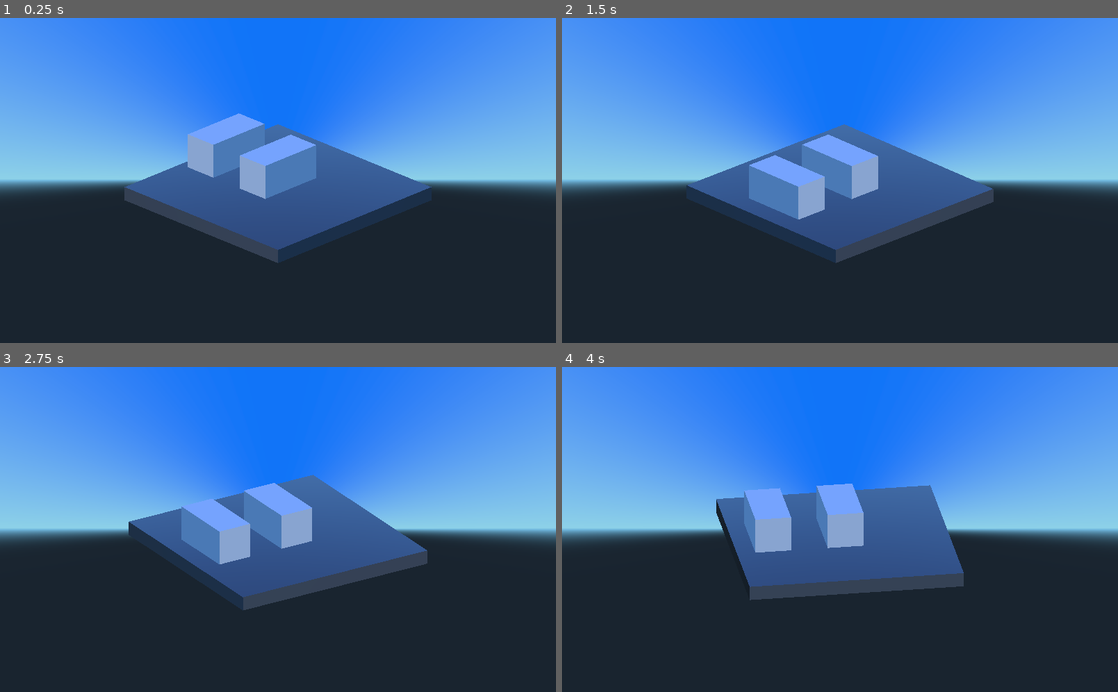
Above: before the commit, frames 1-4 (two rows, left to right).
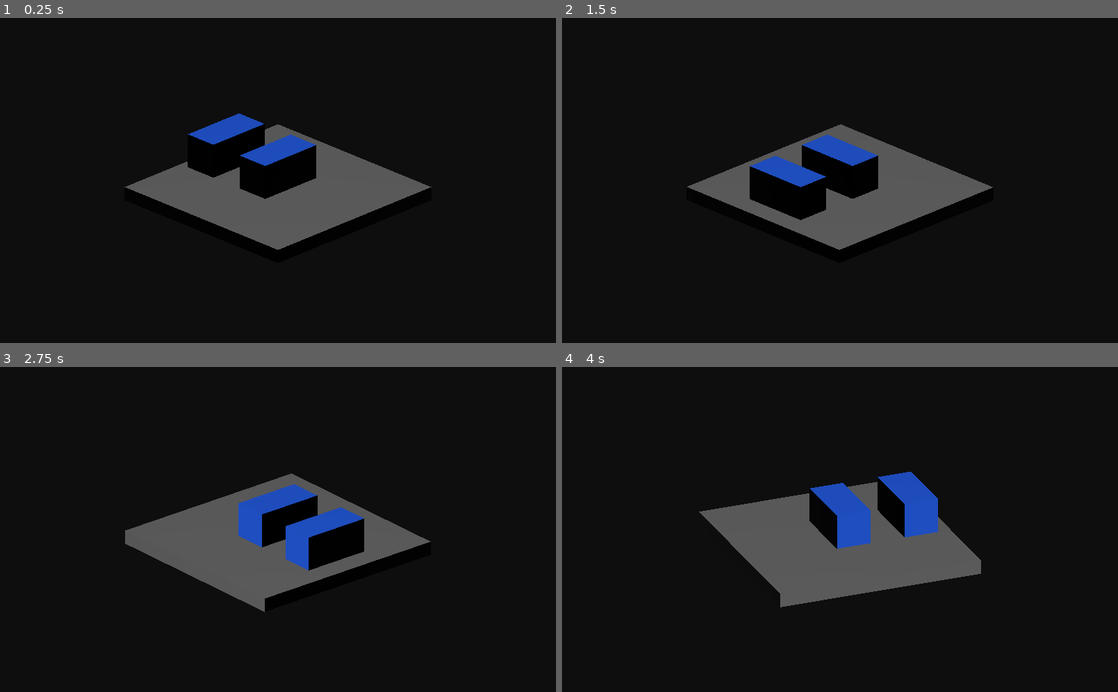
Above: after the commit, the same moments.

Repository: Mycelius/ghost-story
Game: Godot game, scene res://main-scene.tscn
Two runs of this game, one before a commit and one after it. Both use one fixed random seed, a clock stepped at 60 frames per second and the inputs below. The project has no main scene, so this scene is started directly.
Inputs:
- Up to frame 1 (0.25 s): no input
- Up to frame 2 (1.5 s): tap Enter at 0.5 s; tap W (camera_left) at 0.6 s; tap X (camera_right) at 1.35 s
- Up to frame 3 (2.75 s): tap Space at 2 s; tap W (camera_left) at 2.1 s
- Up to frame 4 (4 s): tap X (camera_right) at 2.85 s; tap Enter at 3.5 s; tap W (camera_left) at 3.6 s

The runs differ from the first frame. In frame 1, 100% of the frame differs, in the area x 0-100%, y 0-100%; in frame 2, 100%; in frame 3, 100%; in frame 4, 100%.

Commit message:
rotation working

Diff:
--- a/Camera-test/camera_system/camera-system.gd
+++ b/Camera-test/camera_system/camera-system.gd
@@ -14,12 +14,15 @@
 var is_rotating
 var rotation_dir
 var rotation_time
+var rotate_again
 
 func _ready():
 	rotation_offset = 0
 	pivot = $pivot
 	camera = $pivot/camera
 	camera_rotation = 0
+	is_rotating = false
+	rotate_again = false
 
 	# Place the camera
 	camera.transform.origin.z -= camera_distance
@@ -42,17 +45,22 @@
 		rotation_offset += 1
 
 func process_move(delta):
-	if rotation_offset != 0 && !is_rotating:
+
+	if (rotation_offset != 0 && !is_rotating):
 		rotation_dir = rotation_offset
 		is_rotating = true
 		rotation_time = 0
+		camera_rotation = 0
+		rotate_again = false
+	elif is_rotating && rotation_time >= (ROTATION_DURATION * 0.8):
+		rotate_again = true
 
 	if is_rotating:
 
 		if rotation_time > ROTATION_DURATION:
 			rotation_time = ROTATION_DURATION
 		var laststep = camera_rotation
-		camera_rotation = (Easing.Quad.easeOut(rotation_time, 0.0, ROTATION_STEP, ROTATION_DURATION))
+		camera_rotation = (Easing.Cubic.easeOut(rotation_time, 0.0, ROTATION_STEP, ROTATION_DURATION))
 
 		if rotation_time == ROTATION_DURATION:
 			is_rotating = false
--- a/Camera-test/default_env.tres
+++ b/Camera-test/default_env.tres
@@ -19,13 +19,14 @@
 sun_curve = 0.05
 sun_energy = 16.0
 texture_size = 2
+_sections_unfolded = [ "Sky", "Sun" ]
 
 [resource]
 
-background_mode = 2
+background_mode = 1
 background_sky = SubResource( 1 )
 background_sky_custom_fov = 0.0
-background_color = Color( 0, 0, 0, 1 )
+background_color = Color( 0.0585882, 0.0585938, 0.0585938, 1 )
 background_energy = 1.0
 background_canvas_max_layer = 0
 ambient_light_color = Color( 0, 0, 0, 1 )
@@ -98,3 +99,4 @@
 adjustment_brightness = 1.0
 adjustment_contrast = 1.0
 adjustment_saturation = 1.0
+_sections_unfolded = [ "Background" ]
--- a/Camera-test/main-scene.tscn
+++ b/Camera-test/main-scene.tscn
@@ -65,8 +65,61 @@
 
 points = PoolVector3Array( -1, 1, 1, 1, 1, -1, 1, 1, 1, -1, 1, -1, -1, -1, 1, 1, -1, -1, 1, -1, 1, -1, -1, -1, 1, 1, 1, -1, 1, -1, 1, 1, -1, -1, 1, 1, 1, -1, 1, -1, -1, -1, 1, -1, -1, -1, -1, 1, 1, 1, 1, -1, -1, 1, -1, 1, 1, 1, -1, 1, 1, 1, -1, -1, -1, -1, -1, 1, -1, 1, -1, -1 )
 
+[sub_resource type="SpatialMaterial" id=6]
+
+render_priority = 0
+flags_transparent = false
+flags_unshaded = false
+flags_vertex_lighting = false
+flags_no_depth_test = false
+flags_use_point_size = false
+flags_world_triplanar = false
+flags_fixed_size = false
+flags_albedo_tex_force_srgb = false
+vertex_color_use_as_albedo = false
+vertex_color_is_srgb = false
+params_diffuse_mode = 0
+params_specular_mode = 0
+params_blend_mode = 0
+params_cull_mode = 0
+params_depth_draw_mode = 0
+params_line_width = 1.0
+params_point_size = 1.0
+params_billboard_mode = 0
+params_grow = false
+params_use_alpha_scissor = false
+albedo_color = Color( 0.144836, 0.363923, 0.882812, 1 )
+metallic = 0.0
+metallic_specular = 0.5
+metallic_texture_channel = 0
+roughness = 0.0
+roughness_texture_channel = 0
+emission_enabled = false
+normal_enabled = false
+rim_enabled = false
+clearcoat_enabled = false
+anisotropy_enabled = false
+ao_enabled = false
+depth_enabled = false
+subsurf_scatter_enabled = false
+transmission_enabled = false
+refraction_enabled = false
+detail_enabled = false
+uv1_scale = Vector3( 1, 1, 1 )
+uv1_offset = Vector3( 0, 0, 0 )
+uv1_triplanar = false
+uv1_triplanar_sharpness = 1.0
+uv2_scale = Vector3( 1, 1, 1 )
+uv2_offset = Vector3( 0, 0, 0 )
+uv2_triplanar = false
+uv2_triplanar_sharpness = 1.0
+proximity_fade_enable = false
+distance_fade_enable = false
+_sections_unfolded = [ "Albedo" ]
+
 [sub_resource type="CubeMesh" id=4]
 
+material = SubResource( 6 )
 custom_aabb = AABB( 0, 0, 0, 0, 0, 0 )
 size = Vector3( 2, 2, 2 )
 subdivide_width = 0
@@ -187,3 +240,31 @@
 
 shape = SubResource( 5 )
 disabled = false
+
+[node name="DirectionalLight" type="DirectionalLight" parent="." index="4"]
+
+transform = Transform( 1, 0, 0, 0, 0.707107, 0.707107, 0, -0.707107, 0.707107, 0, 4.73386, 0 )
+layers = 1
+light_color = Color( 1, 1, 1, 1 )
+light_energy = 1.0
+light_indirect_energy = 1.0
+light_negative = false
+light_specular = 0.5
+light_bake_mode = 1
+light_cull_mask = -1
+shadow_enabled = false
+shadow_color = Color( 0, 0, 0, 1 )
+shadow_bias = 0.1
+shadow_contact = 0.0
+shadow_reverse_cull_face = false
+editor_only = false
+directional_shadow_mode = 2
+directional_shadow_split_1 = 0.1
+directional_shadow_split_2 = 0.2
+directional_shadow_split_3 = 0.5
+directional_shadow_blend_splits = false
+directional_shadow_normal_bias = 0.8
+directional_shadow_bias_split_scale = 0.25
+directional_shadow_depth_range = 0
+directional_shadow_max_distance = 200.0
+_sections_unfolded = [ "Transform" ]
Not shown: 1 places in Camera-test/main-scene.tscn that only renumber resources
